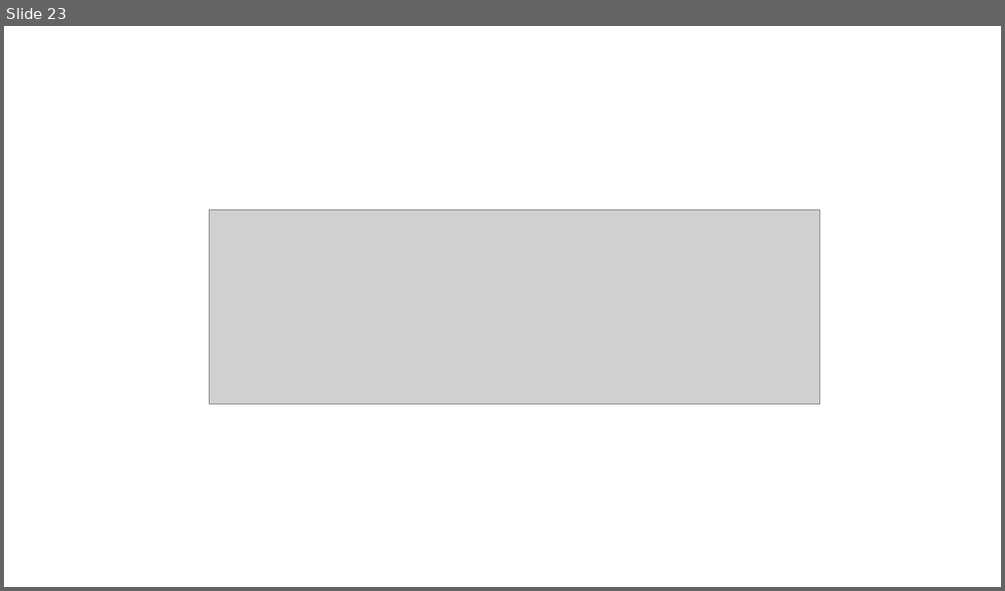
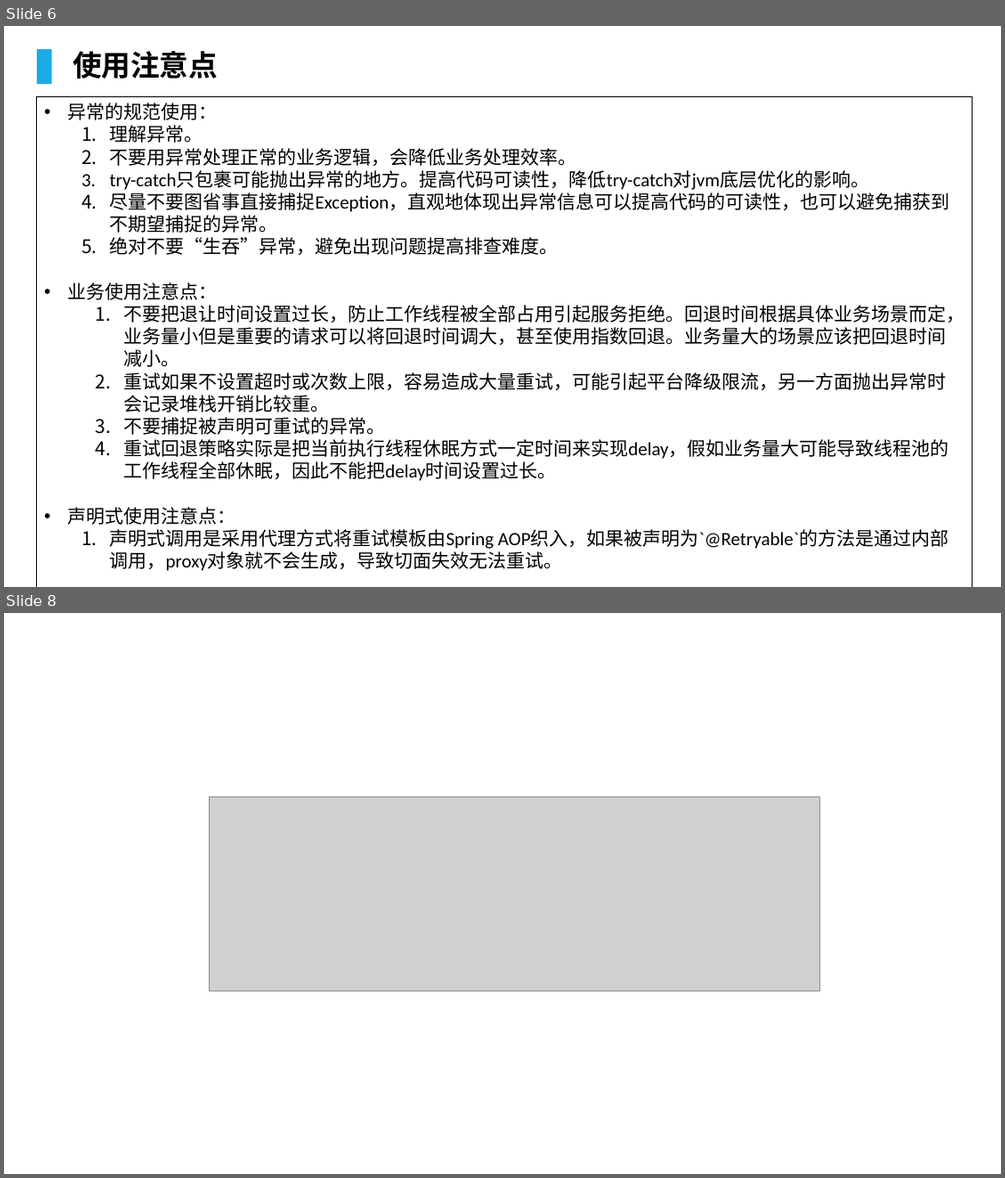
Before and after one commit to lcc929/notes, a slide deck: Spring-Retry.pptx. Shown one above the other, each under a label of ours: slide 23 before the commit, slides 6 and 8 after it; the slides between them are not shown. The pictures are 1005x591 and 1005x1178 pixels, drawn with LibreOffice and Linux fonts; fonts in the diff are those of the drawing; grey boxes stand for pictures; background and template pictures are left out. Boxes give left, top, right and bottom in pixels: in the first picture for what was removed or moved away, otherwise in the second. Text is boxed around its words. In the diff, an @@ line names an element or a change of style, - is before the commit and + after.

Commit message:
完成spring retry 分享ppt

```diff
--- a/Spring-Retry.pptx
+++ b/Spring-Retry.pptx
@@ slide 6 added at (x1=4, y1=26, x2=1001, y2=587), background picture (left out) @@
@@ rectangle added at (x1=37, y1=49, x2=52, y2=84), fill #1BABE7 @@
@@ text added at (x1=73, y1=51, x2=218, y2=79), 28 pt, text #000000, bold @@
+使用注意点
@@ rectangle added at (x1=37, y1=97, x2=972, y2=587), outline #000000 1 pt, 18 pt, text #000000 @@
+• 异常的规范使用：
+  1. 理解异常。
+  2. 不要用异常处理正常的业务逻辑，会降低业务处理效率。
+  3. try-catch只包裹可能抛出异常的地方。提高代码可读性，降低try-catch对jvm底层优化的影响。
+  4. 尽量不要图省事直接捕捉Exception，直观地体现出异常信息可以提高代码的可读性，也可以避免捕获到不期望捕捉的异常。
+  5. 绝对不要“生吞”异常，避免出现问题提高排查难度。
+• 业务使用注意点：
+    1. 不要把退让时间设置过长，防止工作线程被全部占用引起服务拒绝。回退时间根据具体业务场景而定，业务量小但是重要的请求可以将回退时间调大，甚至使用指数回退。业务量大的场景应该把回退时间减小。
+    2. 重试如果不设置超时或次数上限，容易造成大量重试，可能引起平台降级限流，另一方面抛出异常时会记录堆栈开销比较重。
+    3. 不要捕捉被声明可重试的异常。
+    4. 重试回退策略实际是把当前执行线程休眠方式一定时间来实现delay，假如业务量大可能导致线程池的工作线程全部休眠，因此不能把delay时间设置过长。
+• 声明式使用注意点：
+  1. 声明式调用是采用代理方式将重试模板由Spring AOP织入，如果被声明为`@Retryable`的方法是通过内部调用，proxy对象就不会生成，导致切面失效无法重试。
@@ what was slide 23 is now slide 8 @@
```
Also in this commit, not shown: 3 slides changed, 3 other slides added, 19 slides removed.
